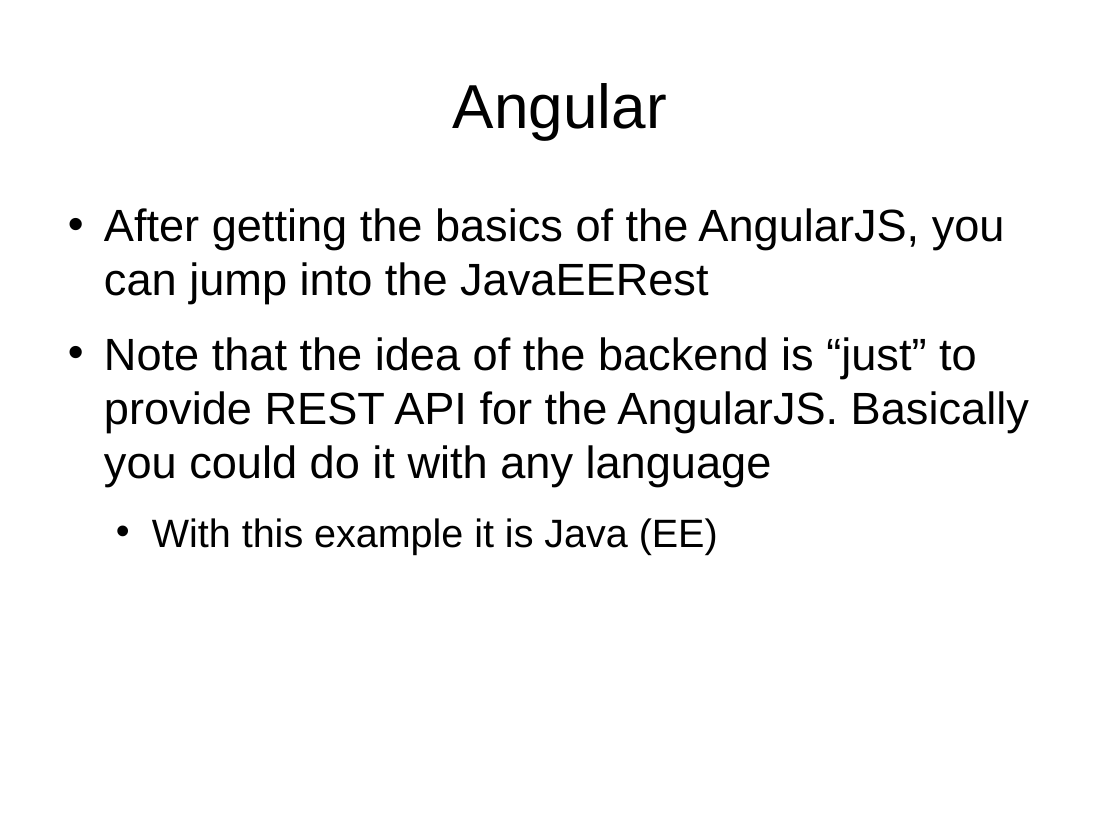
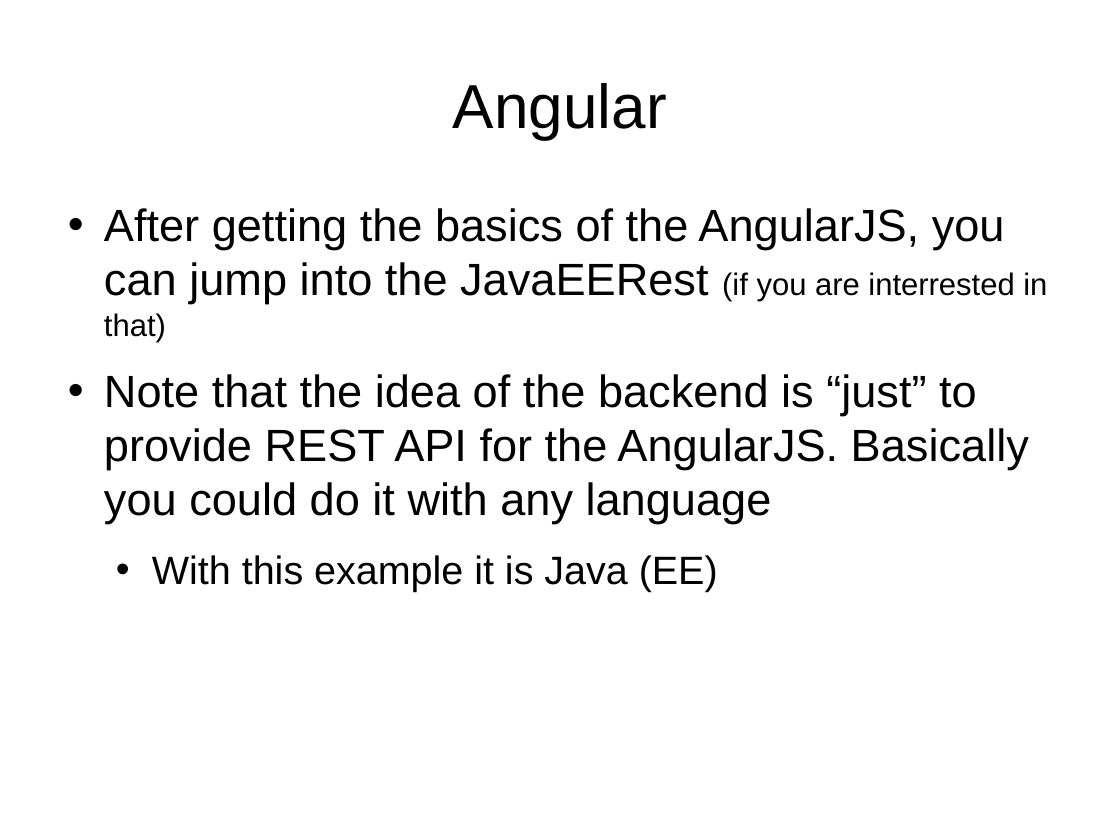
Before and after one commit to vmyrsky/ajeer, a slide deck: slide 12 of JavaEERest/doc/presentation.odp. Drawn at 1120x840 pixels with LibreOffice and Linux fonts; fonts in the diff are those of the drawing. Boxes give left, top, right and bottom in pixels: in the first picture for what was removed or moved away, otherwise in the second. Text is boxed around its words. In the diff, an @@ line names an element or a change of style, - is before the commit and + after.

Commit message:
Updates

```diff
--- a/JavaEERest/doc/presentation.odp
+++ b/JavaEERest/doc/presentation.odp
@@ text at box(104, 208, 1047, 342): text changed @@
-• After getting the basics of the AngularJS, you can jump into the JavaEERest
+• After getting the basics of the AngularJS, you can jump into the JavaEERest (if you are interrested in that)
```
Also in this commit, not shown: 3 other slides changed.
